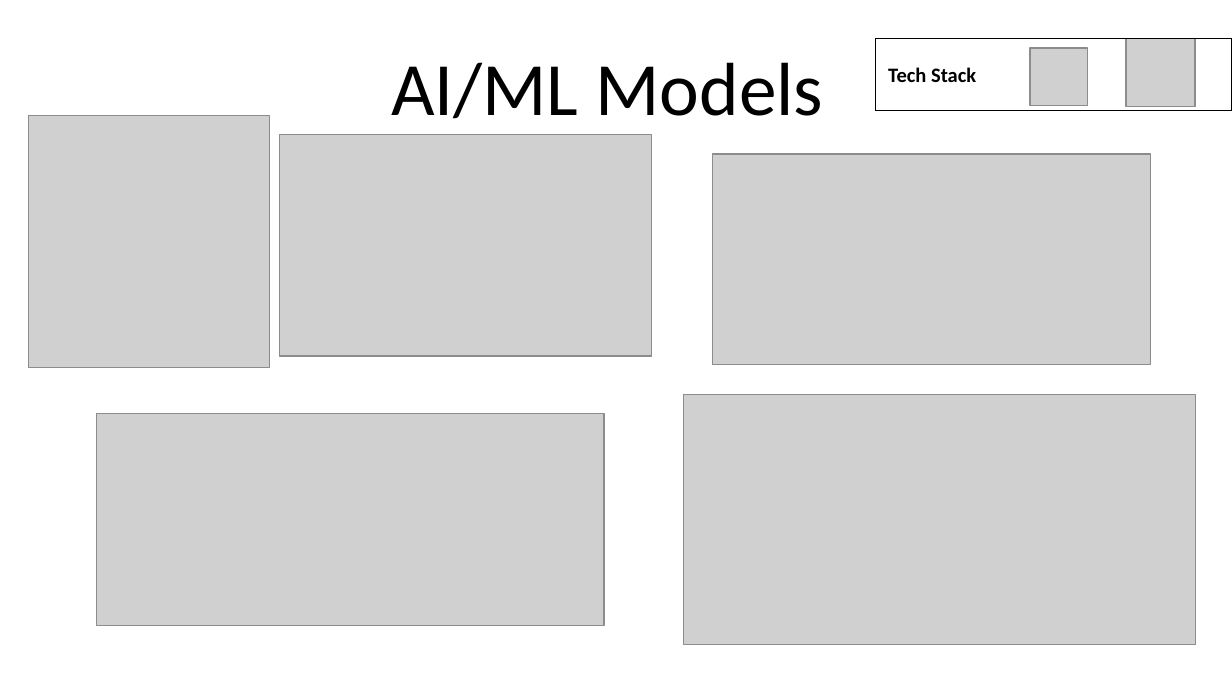
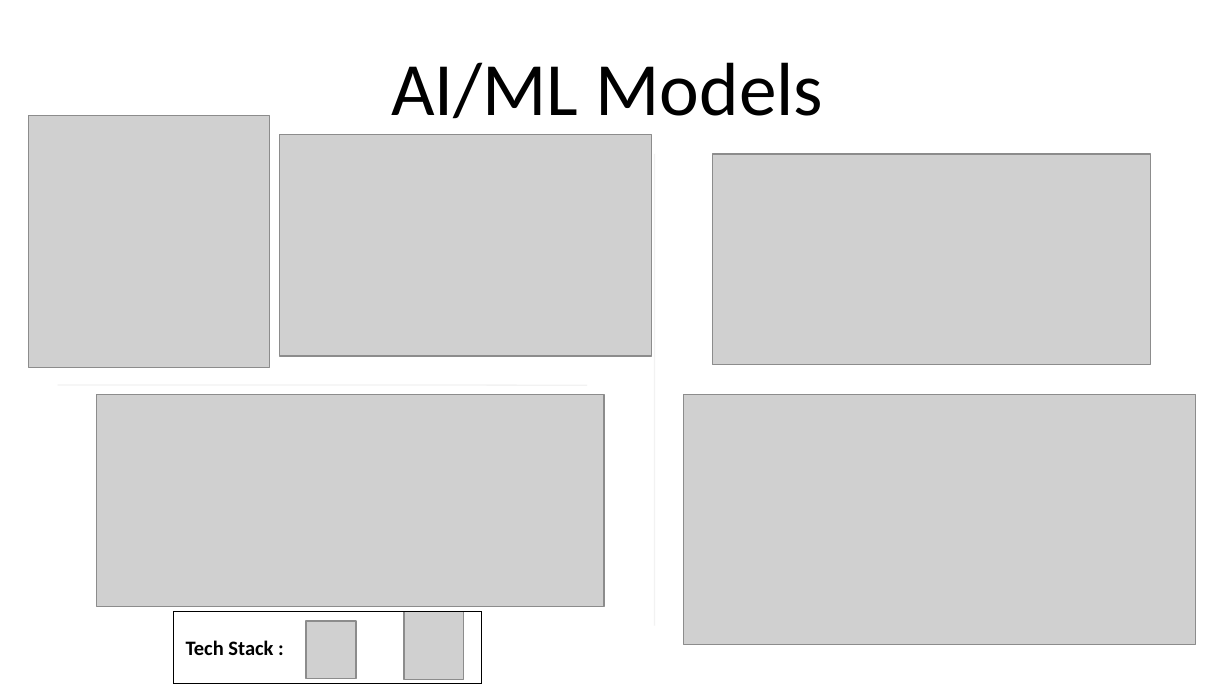
Before and after one commit to anbu992003/creditcard_fraud, a slide deck: slide 3 of Creditcard_Fraud_Detection.pptx. Drawn at 1232x693 pixels with LibreOffice and Linux fonts; fonts in the diff are those of the drawing; grey boxes stand for pictures. Boxes give left, top, right and bottom in pixels: in the first picture for what was removed or moved away, otherwise in the second. Text is boxed around its words. In the diff, an @@ line names an element or a change of style, - is before the commit and + after.

Commit message:
presentation

```diff
--- a/Creditcard_Fraud_Detection.pptx
+++ b/Creditcard_Fraud_Detection.pptx
@@ picture removed at (1030, 48, 1088, 106) @@
@@ picture: place and size @@
-picture at (96, 414, 604, 626)
+picture at (96, 394, 604, 606)
@@ rectangle "Tech Stack :": place and size @@
-rectangle "Tech Stack :" at (876, 38, 1232, 110)
+rectangle "Tech Stack :" at (174, 611, 482, 683)
@@ picture added at (307, 621, 357, 679) @@
@@ picture: place and size @@
-picture at (1126, 38, 1195, 107)
+picture at (404, 611, 463, 680)
@@ text in rectangle at (186, 640, 273, 655): text changed @@
-Tech Stack
+Tech Stack :
```
Also in this commit, not shown: 2 other slides changed.
